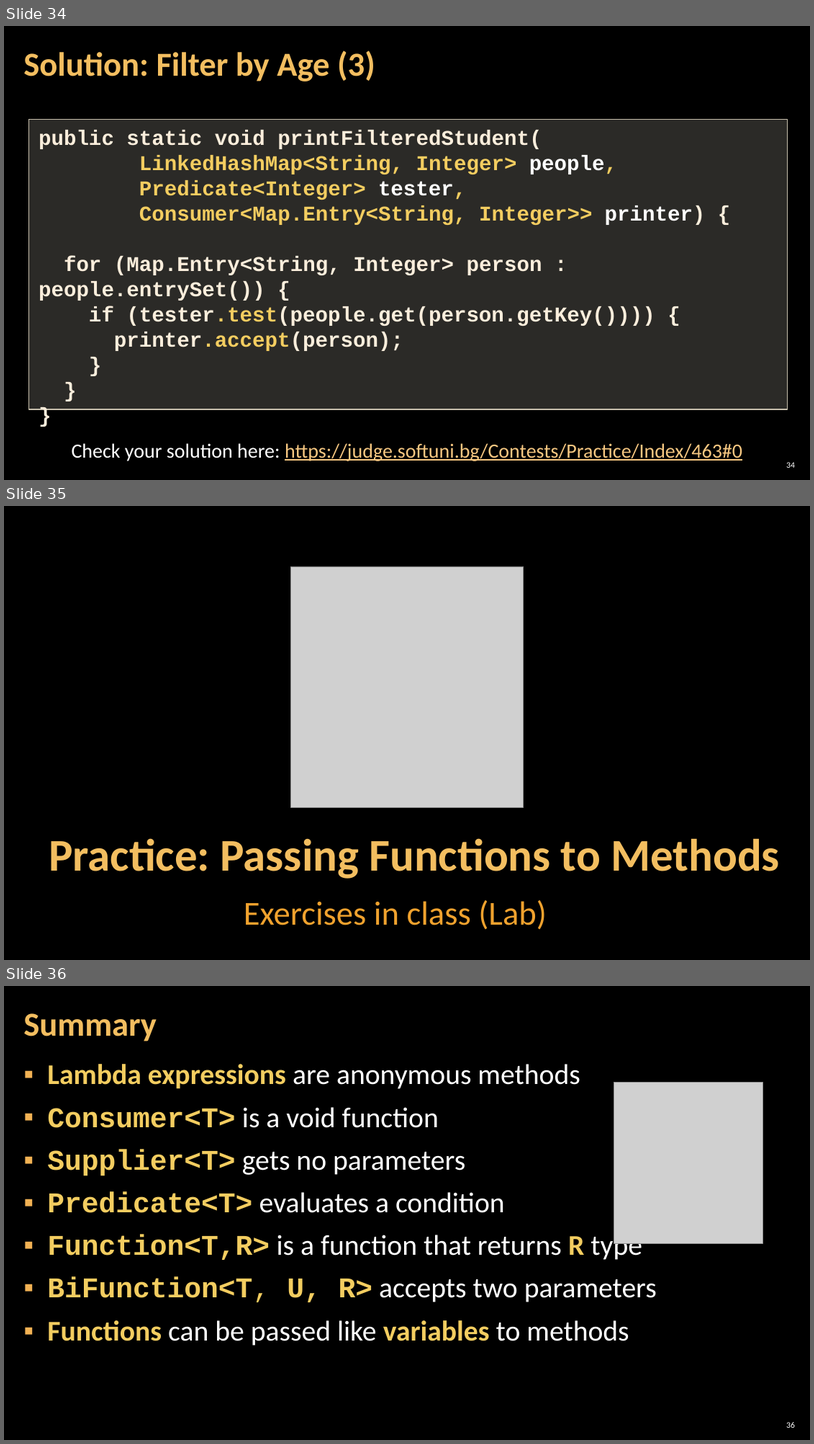
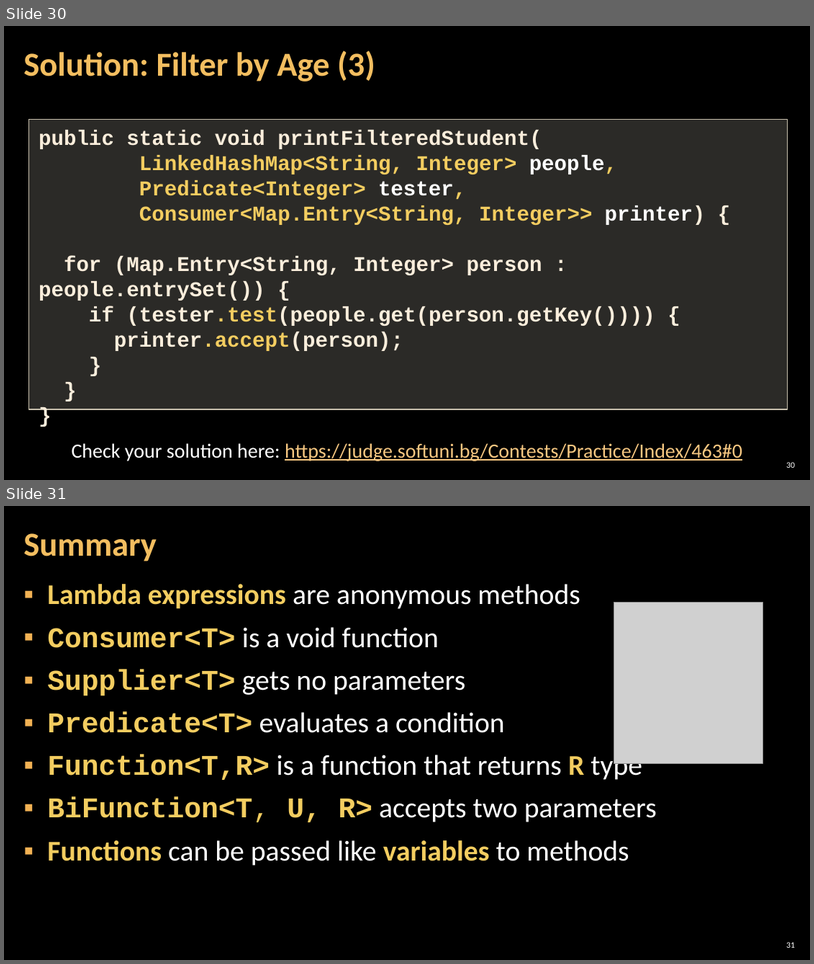
Before and after one commit to Tuscann/JAVA---Advanced---2017, a slide deck: 13.FUNCTIONAL PROGRAMMING/06. Java-Advanced-Functional-Programming.pptx. Shown one above the other, each under a label of ours: slides 34, 35 and 36 before the commit, slides 30 and 31 after it. The pictures are 814x1444 and 814x964 pixels, drawn with LibreOffice and Linux fonts; fonts in the diff are those of the drawing; grey boxes stand for pictures; background and template pictures are left out. Boxes give left, top, right and bottom in pixels: in the first picture for what was removed or moved away, otherwise in the second. Text is boxed around its words. In the diff, an @@ line names an element or a change of style, - is before the commit and + after.

```diff
--- a/13.FUNCTIONAL PROGRAMMING/06. Java-Advanced-Functional-Programming.pptx
+++ b/13.FUNCTIONAL PROGRAMMING/06. Java-Advanced-Functional-Programming.pptx
@@ slide 35 removed at (4, 506, 810, 960), background picture (left out) @@
@@ picture removed at (291, 566, 524, 807) @@
@@ title removed at (49, 838, 780, 878) @@
-Practice: Passing Functions to Methods
@@ text removed at (244, 900, 547, 929) @@
-  Exercises in class (Lab)
@@ what was slide 34 is now slide 30 @@
@@ page number at (787, 462, 795, 467): text changed @@
-34
+30
@@ what was slide 36 is now slide 31 @@
@@ page number at (787, 942, 795, 947): text changed @@
-36
+31
```
Also in this commit, not shown: 6 other slides removed, 35 other files.
